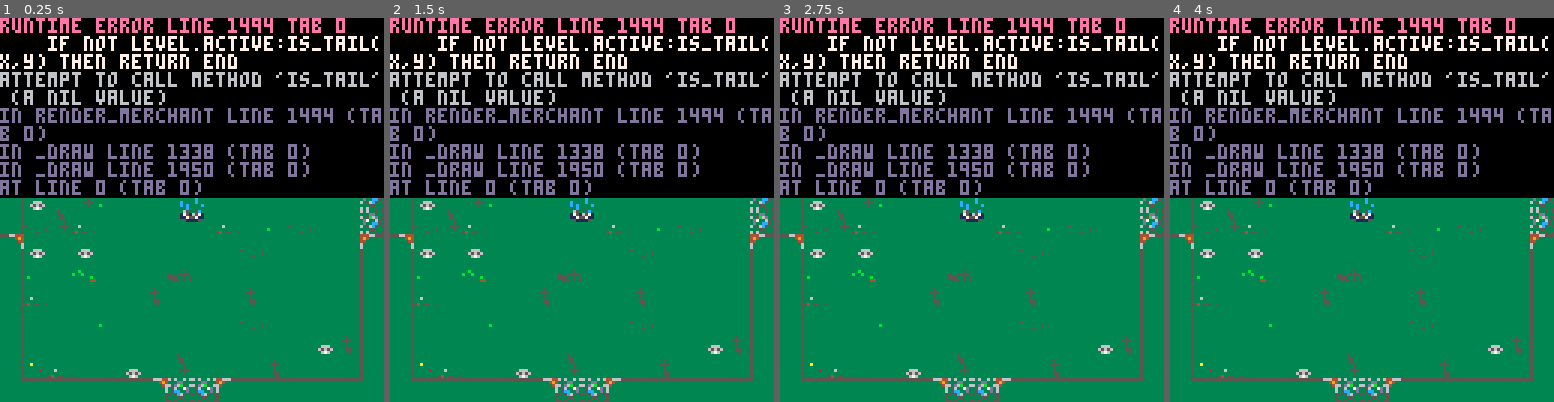
Above: before the commit, frames 1-4 (left to right).
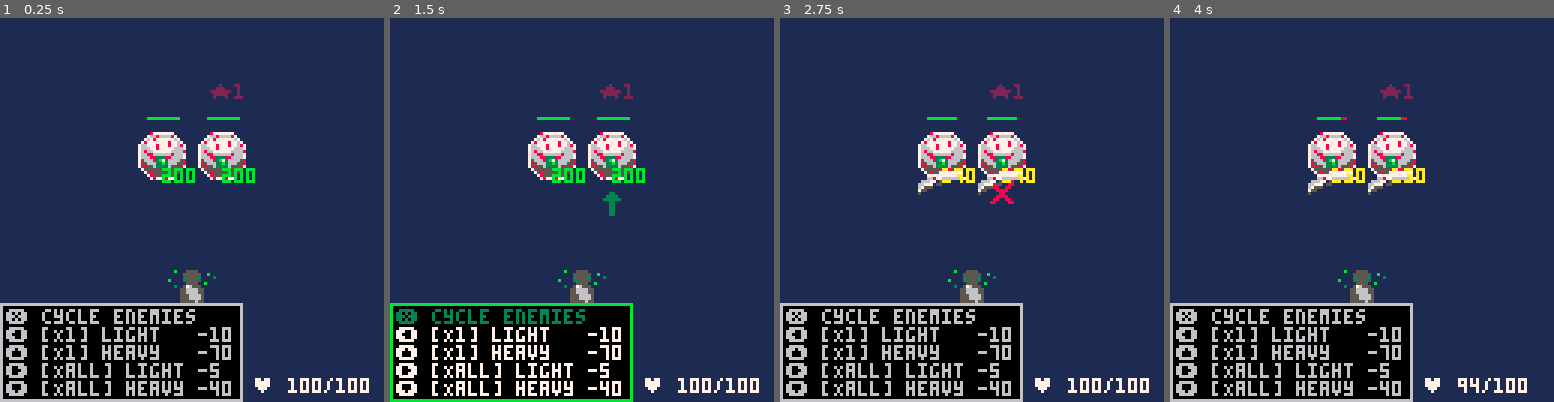
Above: after the commit, the same moments.

Repository: robertvargas-irq/gamedev-pico8-game-source
Game: PICO-8 cartridge apocalypse_couriers.p8
Same seed, same stepped clock (60 frames per second), same inputs: the game is played once before the commit and once after it.
Inputs:
- Up to frame 1 (0.25 s): no input
- Up to frame 2 (1.5 s): tap X (X key) at 0.33, 1.07 s; tap O (Z key) at 0.7 s
- Up to frame 3 (2.75 s): hold Right 1.6-2.1 s; tap O (Z key) at 1.7, 2.1, 2.5 s; tap X (X key) at 1.85 s; hold Up 2.15-2.42 s; hold Right from 2.47 s (still down)
- Up to frame 4 (4 s): tap O (Z key) at 2.9, 3.3, 3.7 s; tap X (X key) at 2.97 s; release Right at 3.03 s; hold Left 3.08-3.58 s; hold Down 3.63-3.97 s

The runs differ from the first frame. In frame 1, 100% of the frame differs, in the area x 0-100%, y 0-100%; in frame 2, 99%; in frame 3, 100%; in frame 4, 100%.
Error before the commit: runtime error line 1494 tab 0; if not level.active:is_tail(x,y) then return end; attempt to call method 'is_tail' (a nil value)

Commit message:
Added helpers to find root and tail

Diff:
--- a/floor.lua
+++ b/floor.lua
@@ -59,6 +59,19 @@
     return self:get_room(rx,ry)
 end--floor:get_active_room()
 
+function floor:get_root()
+    return self:get_room(0,0)
+end--floor:get_root()
+
+function floor:get_tail()
+    return self:get_room(self.tail.x,self.tail.y)
+end--floor:get_tail()
+
+function floor:is_tail(x,y)
+    local t = self:get_tail()
+    return t.x == x and t.y == y
+end
+
 function floor:set_active_room(x,y)
     self.active_room={x,y}
 end
